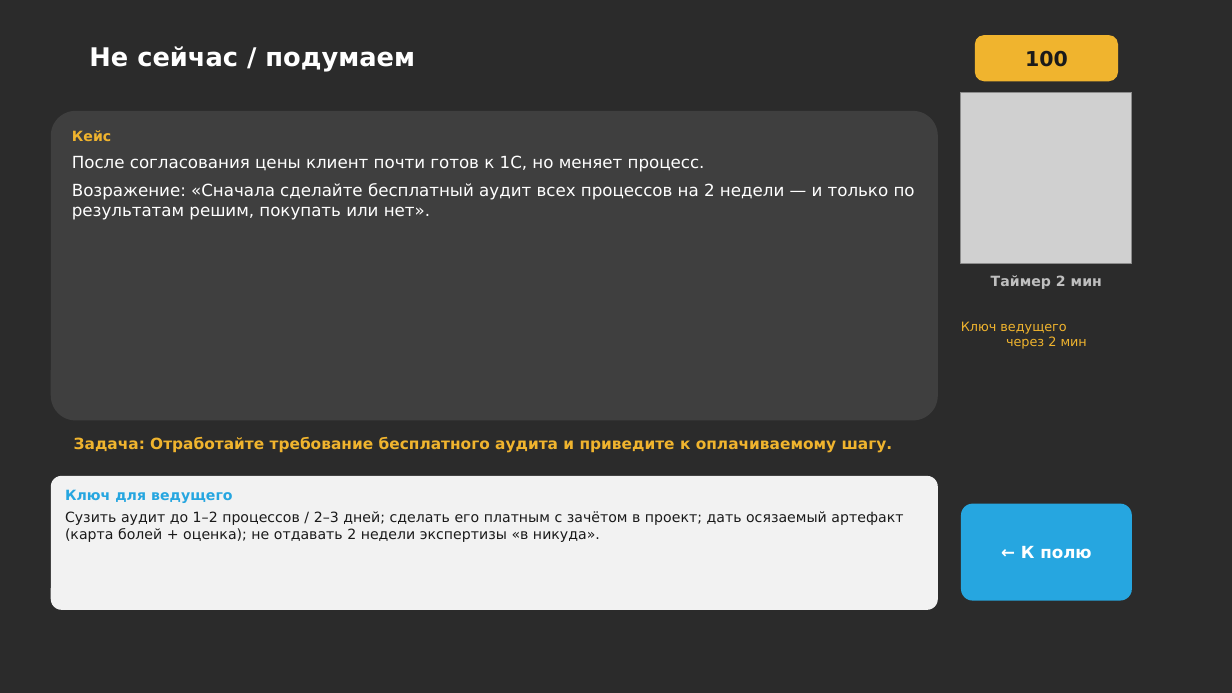
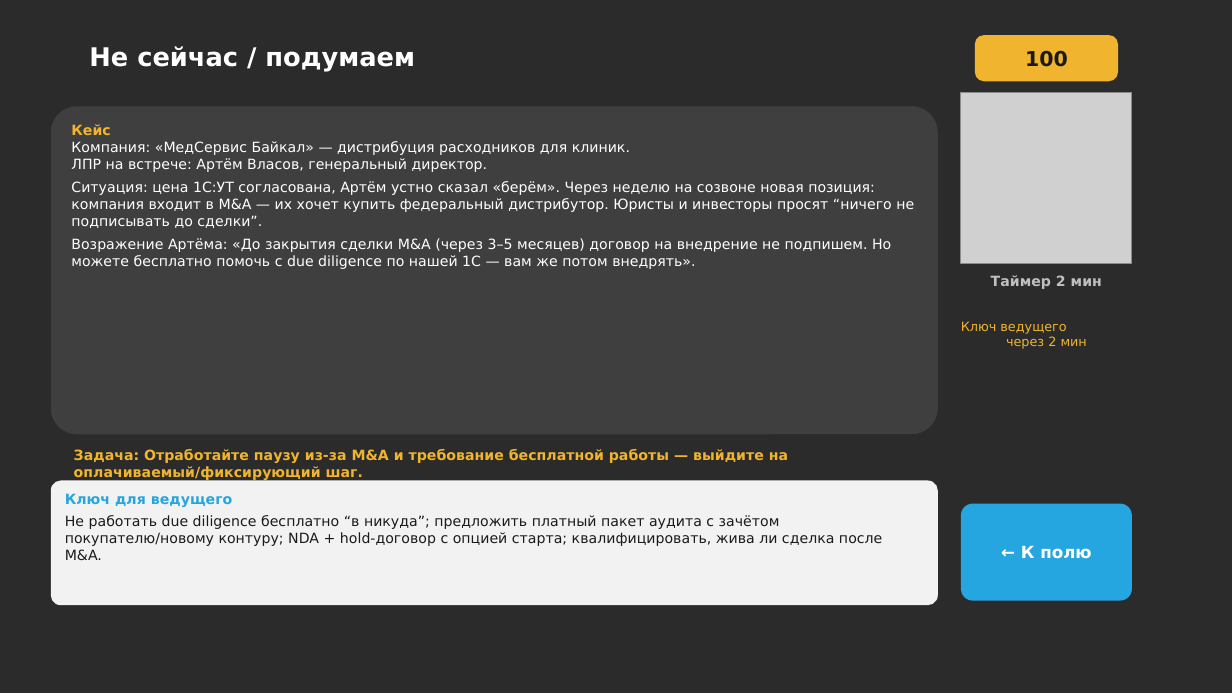
Before and after one commit to daaanilNikonov/for-lisa, a slide deck: slide 13 of presentation/quiz/Квиз_Клуб_продавцов_Отработка_возражений.pptx. Drawn at 1232x693 pixels with LibreOffice and Linux fonts; fonts in the diff are those of the drawing; grey boxes stand for pictures; background and template pictures are left out; a plain dark background stands for a picture behind light text. Boxes give left, top, right and bottom in pixels: in the first picture for what was removed or moved away, otherwise in the second. Text is boxed around its words. In the diff, an @@ line names an element or a change of style, - is before the commit and + after.

```diff
--- a/presentation/quiz/Квиз_Клуб_продавцов_Отработка_возражений.pptx
+++ b/presentation/quiz/Квиз_Клуб_продавцов_Отработка_возражений.pptx
@@ rounded rectangle "Кейс": place and size @@
-rounded rectangle "Кейс" at [51,111,938,421]
+rounded rectangle "Кейс" at [51,106,938,434]
@@ text in rounded rectangle at [71,141,914,269]: text changed; size 13 to 11 pt @@
-После согласования цены клиент почти готов к 1С, но меняет процесс.
-Возражение: «Сначала сделайте бесплатный аудит всех процессов на 2 недели — и только по результатам решим, покупать или нет».
+Компания: «МедСервис Байкал» — дистрибуция расходников для клиник.
+ЛПР на встрече: Артём Власов, генеральный директор.
+Ситуация: цена 1С:УТ согласована, Артём устно сказал «берём». Через неделю на созвоне новая позиция: компания входит в M&A — их хочет купить федеральный дистрибутор. Юристы и инвесторы просят “ничего не подписывать до сделки”.
+Возражение Артёма: «До закрытия сделки M&A (через 3–5 месяцев) договор на внедрение не подпишем. Но можете бесплатно помочь с due diligence по нашей 1С — вам же потом внедрять».
@@ text at [74,449,788,480]: text changed; size 12 to 11 pt @@
-Задача: Отработайте требование бесплатного аудита и приведите к оплачиваемому шагу.
+Задача: Отработайте паузу из‑за M&A и требование бесплатной работы — выйдите на оплачиваемый/фиксирующий шаг.
@@ rounded rectangle "Ключ для ведущего": place and size @@
-rounded rectangle "Ключ для ведущего" at [51,476,938,610]
+rounded rectangle "Ключ для ведущего" at [51,481,938,605]
@@ text in rounded rectangle at [65,515,882,560]: text changed @@
-Сузить аудит до 1–2 процессов / 2–3 дней; сделать его платным с зачётом в проект; дать осязаемый артефакт (карта болей + оценка); не отдавать 2 недели экспертизы «в никуда».
+Не работать due diligence бесплатно “в никуда”; предложить платный пакет аудита с зачётом покупателю/новому контуру; NDA + hold-договор с опцией старта; квалифицировать, жива ли сделка после M&A.
```
Also in this commit, not shown: 29 other slides changed, 3 other files.
